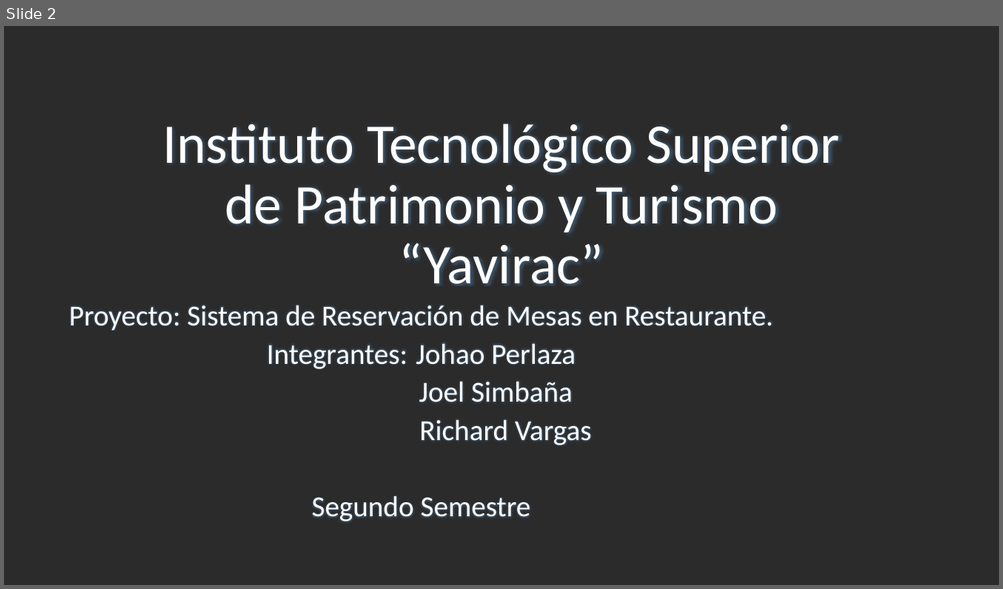
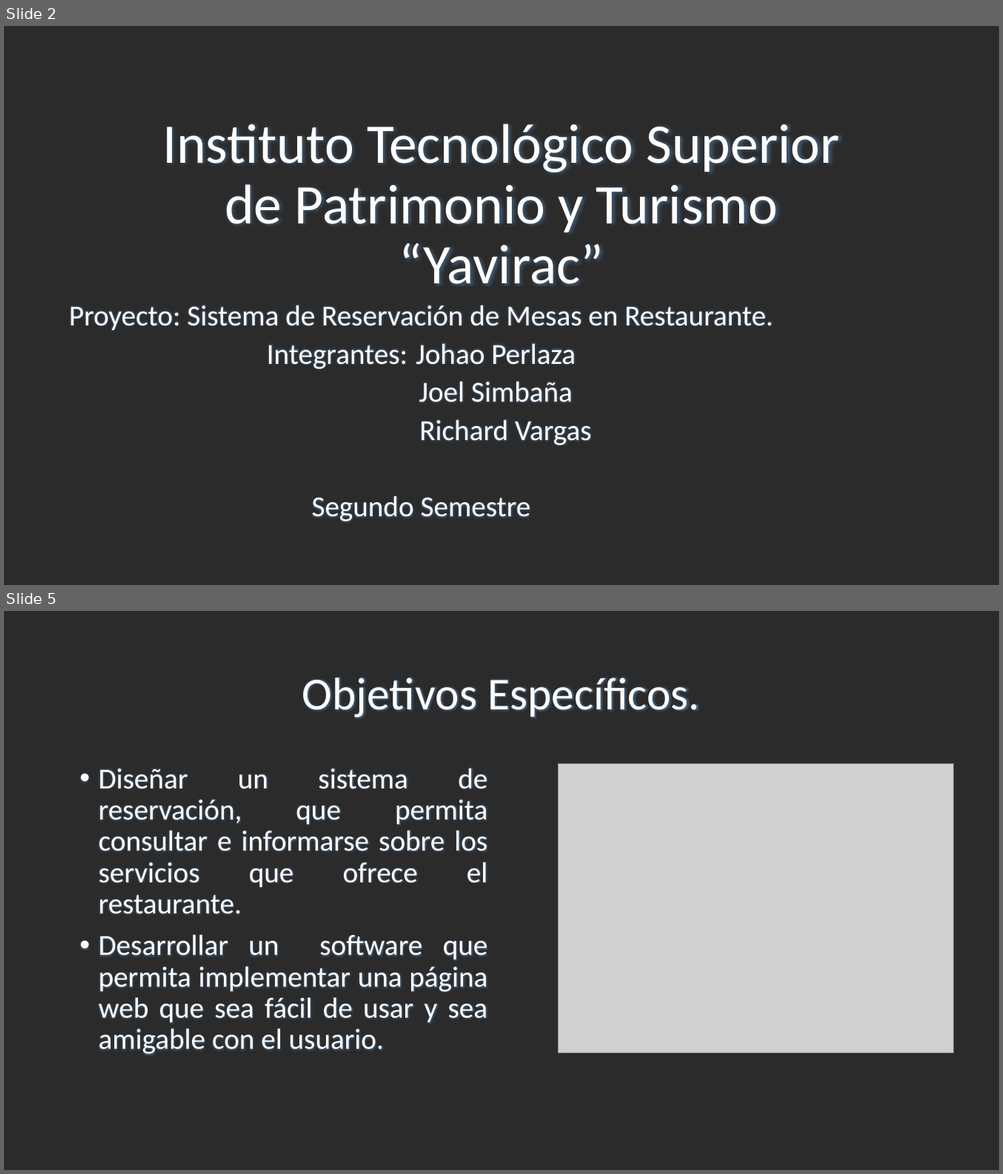
Before and after one commit to johao70/proyectoSegundo, a slide deck: documentacion/Presentación.pptx. Shown one above the other, each under a label of ours: slide 2 before the commit, slides 2 and 5 after it; the slides between them are not shown. The pictures are 1003x589 and 1003x1174 pixels, drawn with LibreOffice and Linux fonts; fonts in the diff are those of the drawing; grey boxes stand for pictures; background and template pictures are left out; a plain dark background stands for a picture behind light text. Boxes give left, top, right and bottom in pixels: in the first picture for what was removed or moved away, otherwise in the second. Text is boxed around its words. In the diff, an @@ line names an element or a change of style, - is before the commit and + after.

```diff
--- a/documentacion/Presentación.pptx
+++ b/documentacion/Presentación.pptx
@@ slide 5 added at [4,611,999,1170], background picture (left out) @@
@@ title added at [302,678,700,718], 44 pt, text #FEFEFE @@
+Objetivos Específicos.
@@ picture added at [558,763,954,1053] @@
@@ text added at [99,768,488,1056], 28 pt, text #FEFEFE @@
+• Diseñar un sistema de reservación, que permita consultar e informarse sobre los servicios que ofrece el restaurante.
+• Desarrollar un software que permita implementar una página web que sea fácil de usar y sea amigable con el usuario.
```
Also in this commit, not shown: 2 slides changed, 1 other slide added, 3 slides removed, 7 other files.
